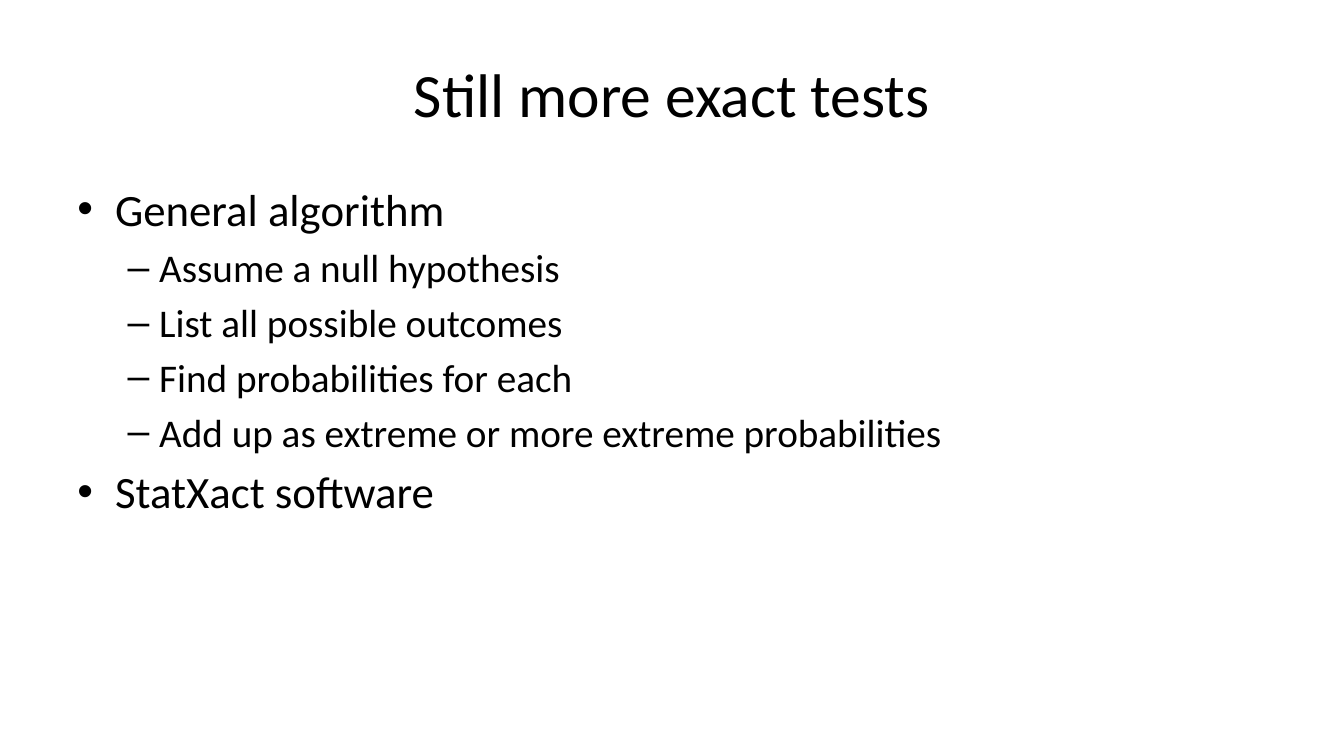
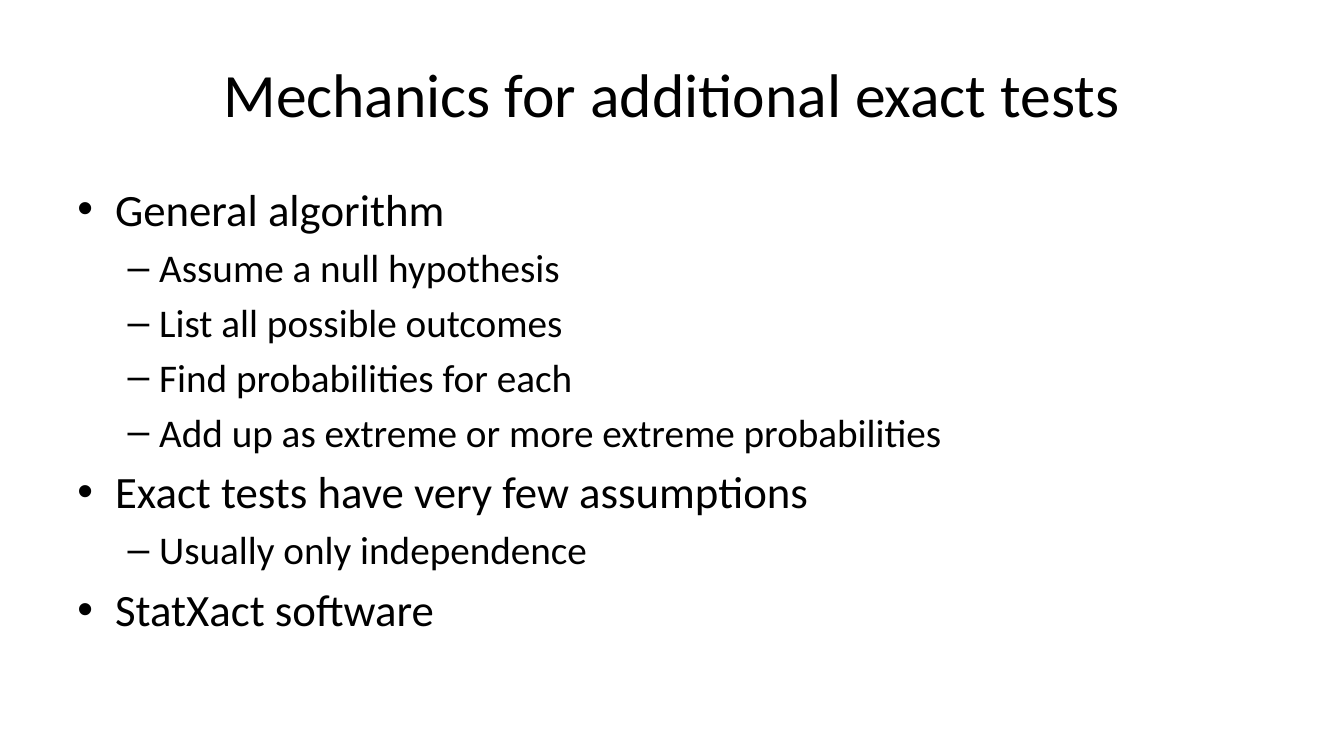
Before and after one commit to pmean/talks, a slide deck: slide 50 of exact-tests/results/exact-and-randomization-tests.pptx (slide 48 before the commit). Drawn at 1344x756 pixels with LibreOffice and Linux fonts; fonts in the diff are those of the drawing. Boxes give left, top, right and bottom in pixels: in the first picture for what was removed or moved away, otherwise in the second. Text is boxed around its words. In the diff, an @@ line names an element or a change of style, - is before the commit and + after.

Commit message:
Reworked last randomization example in exact-tests

```diff
--- a/exact-tests/results/exact-and-randomization-tests.pptx
+++ b/exact-tests/results/exact-and-randomization-tests.pptx
@@ title at [223,74,1119,118]: text changed @@
-Still more exact tests
+Mechanics for additional exact tests
@@ text at [115,477,808,571]: paragraphs added @@
+• Exact tests have very few assumptions
+  – Usually only independence
```
Also in this commit, not shown: 13 other slides changed, 6 slides added, 1 slide removed, 7 other files.
